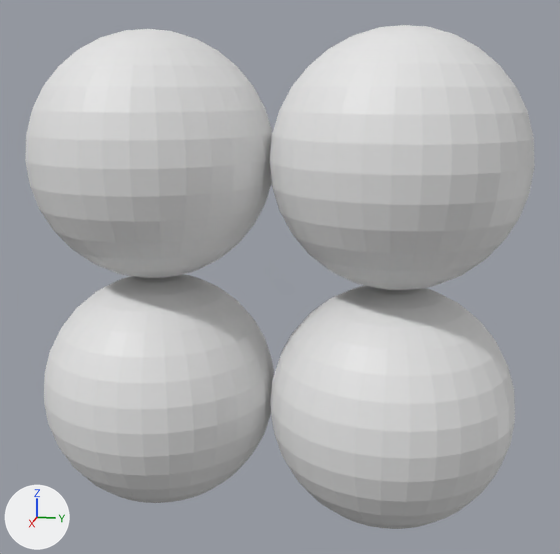
Before and after pictures for a commit that changed the COLLADA model balls.dae.
One viewpoint serves both versions: a 50 mm lens placed at (3.05, 0.64, 0.78), pointed at (-0.01, 0.03, 0.01). Arrows for +X, +Y and +Z are at lower left; the lights stay in place. Where no turn or scale is listed for an object, it has been applied to the vertices.
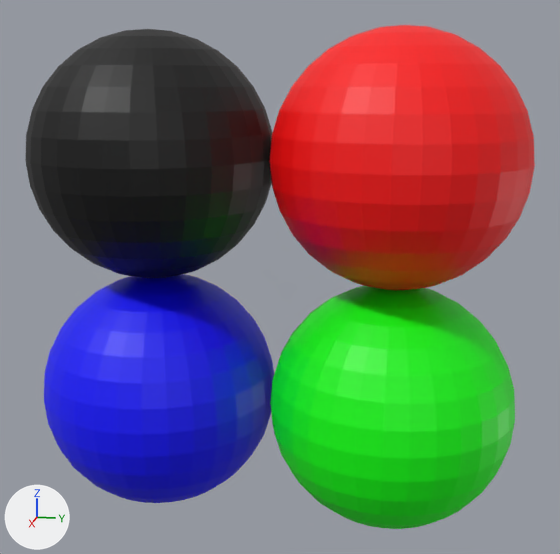
The change, as JSON lines over the scene's bpy script:
```json
{"op": "set", "path": "mat_material_003.base_color", "old": "(0.8, 0.8, 0.8)", "new": "(1.0, 0.0, 0.0)", "note": "white #e7e7e7 -> red #ff0000"}
{"op": "set", "path": "mat_material_002.base_color", "old": "(0.8, 0.8, 0.8)", "new": "(0.0, 0.0, 0.0)", "note": "white #e7e7e7 -> black #000000"}
{"op": "set", "path": "mat_material_001.base_color", "old": "(0.8, 0.8, 0.8)", "new": "(0.0, 0.0, 1.0)", "note": "white #e7e7e7 -> blue #0000ff"}
{"op": "set", "path": "mat_material.base_color", "old": "(0.8, 0.8, 0.8)", "new": "(0.0, 1.0, 0.0)", "note": "white #e7e7e7 -> green #00ff00"}
```

Where the change shows, as pixel boxes (x1, y1, x2, y2) in the pictures (560 x 554 px):
```json
{"object": "Sphere.003", "change": "recoloured", "before": [269, 25, 535, 290], "after": [269, 25, 535, 290], "on screen": "white to red"}
{"object": "Sphere.002", "change": "recoloured", "before": [25, 29, 272, 278], "after": [25, 29, 272, 278], "on screen": "white to black"}
{"object": "Sphere", "change": "recoloured", "before": [270, 286, 515, 529], "after": [270, 286, 515, 529], "on screen": "white to green"}
{"object": "Sphere.001", "change": "recoloured", "before": [44, 274, 274, 503], "after": [44, 274, 274, 503], "on screen": "white to blue"}
```
